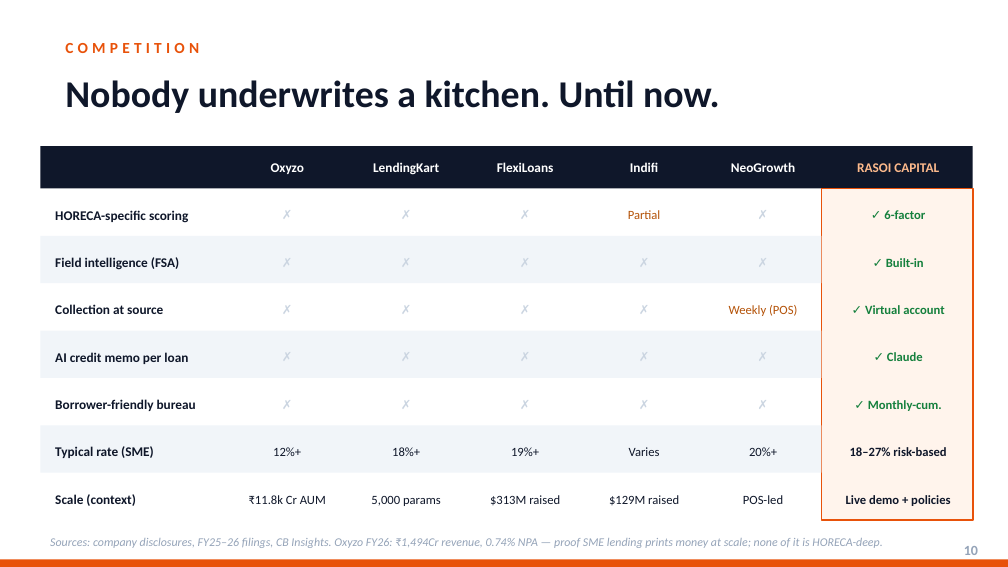
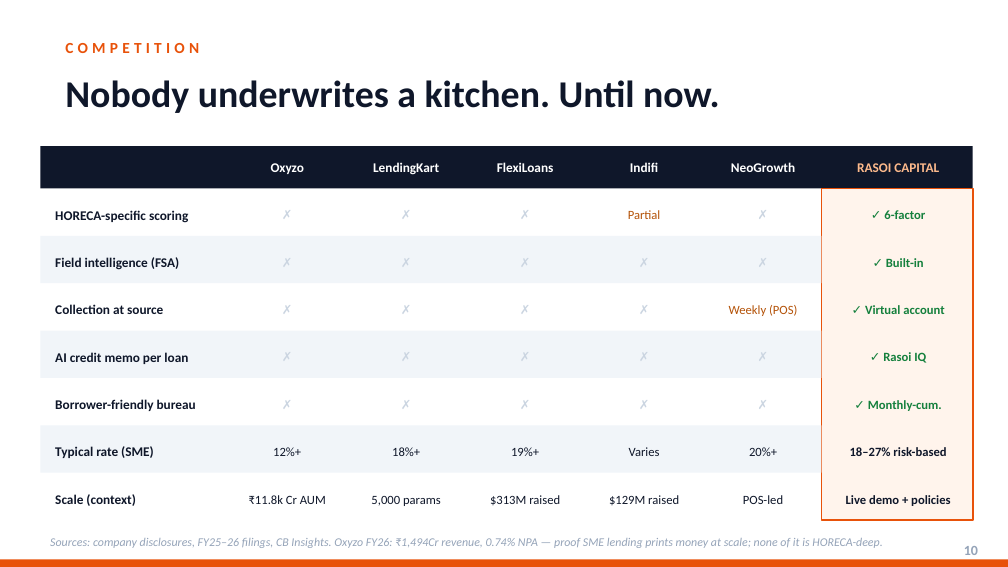
Before and after one commit to askgogo84/RasoiCapital, a slide deck: slide 10 of public/RasoiCapital_PitchDeck.pptx. Drawn at 1008x567 pixels with LibreOffice and Linux fonts; fonts in the diff are those of the drawing. Boxes give left, top, right and bottom in pixels: in the first picture for what was removed or moved away, otherwise in the second. Text is boxed around its words. In the diff, an @@ line names an element or a change of style, - is before the commit and + after.

```diff
--- a/public/RasoiCapital_PitchDeck.pptx
+++ b/public/RasoiCapital_PitchDeck.pptx
@@ text at (883, 352, 926, 363): text changed @@
-✓ Claude
+✓ Rasoi IQ
```
Also in this commit, not shown: 10 other slides changed.
